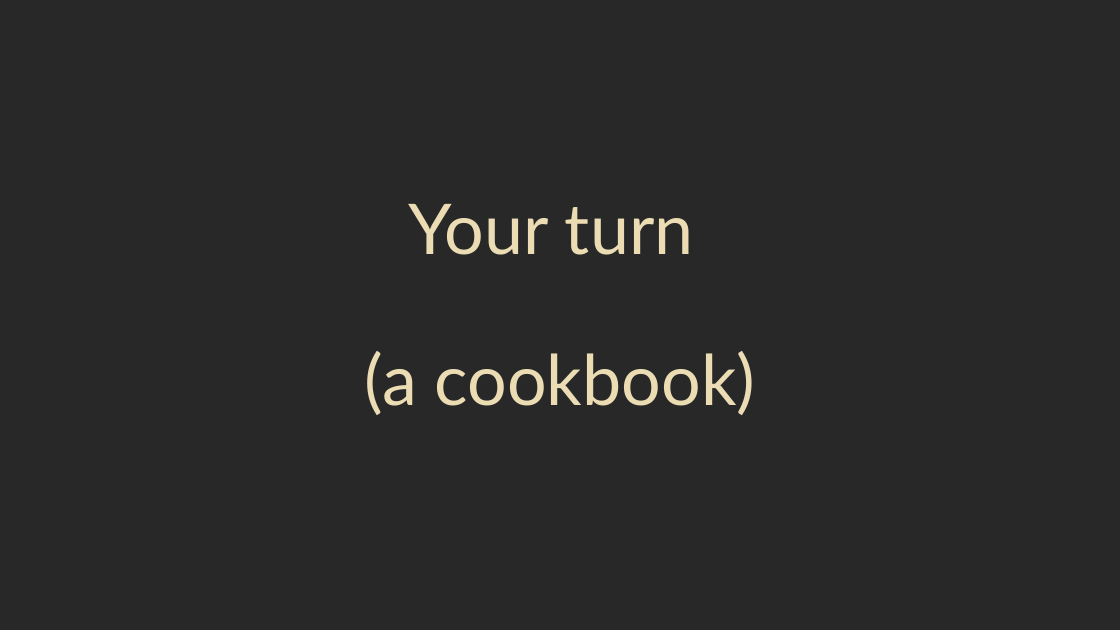
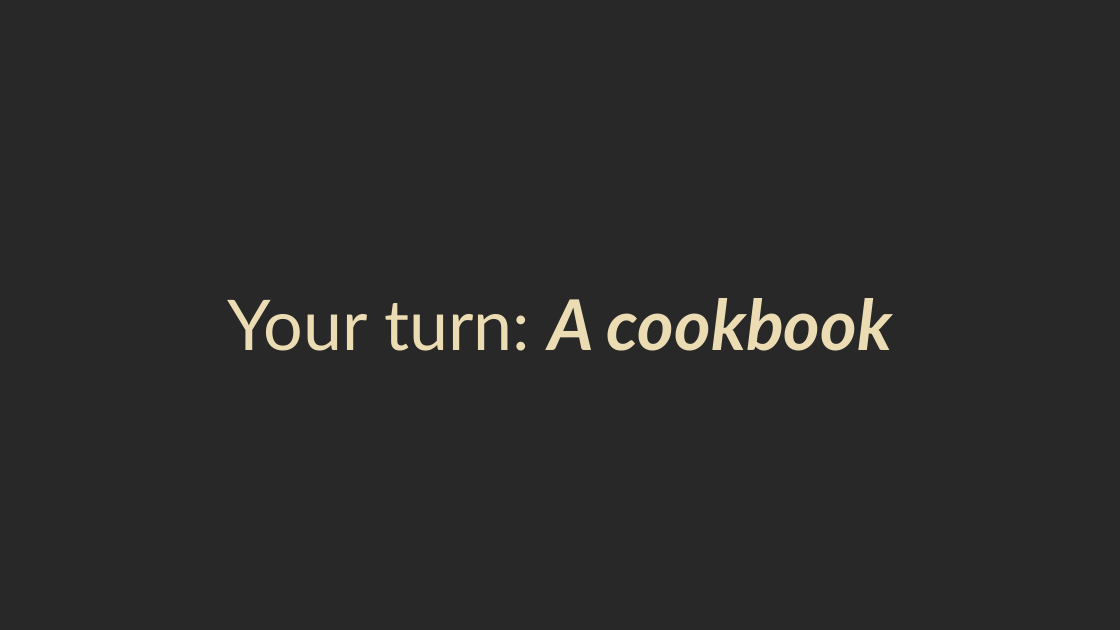
Before and after one commit to theaj42/presentations, a slide deck: slide 28 of Agentic_Threat_Intel/2026-01-21_DePaul-Presentation.pptx (slide 22 before the commit). Drawn at 1120x630 pixels with LibreOffice and Linux fonts; fonts in the diff are those of the drawing. Boxes give left, top, right and bottom in pixels: in the first picture for what was removed or moved away, otherwise in the second. Text is boxed around its words. In the diff, an @@ line names an element or a change of style, - is before the commit and + after.

```diff
--- a/Agentic_Threat_Intel/2026-01-21_DePaul-Presentation.pptx
+++ b/Agentic_Threat_Intel/2026-01-21_DePaul-Presentation.pptx
@@ title at (x1=228, y1=298, x2=892, y2=351): text changed @@
-Your turn
-(a cookbook)
+Your turn: A cookbook
```
Also in this commit, not shown: 1 other slide changed, 6 slides added.
